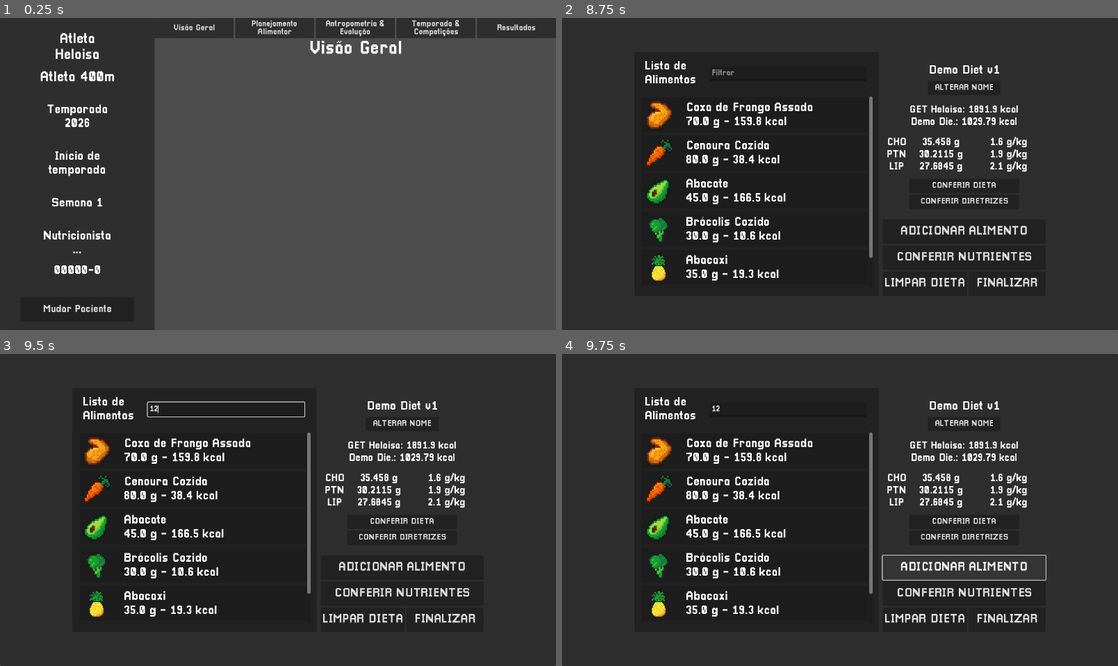
Above: before the commit, frames 1-4 (two rows, left to right).
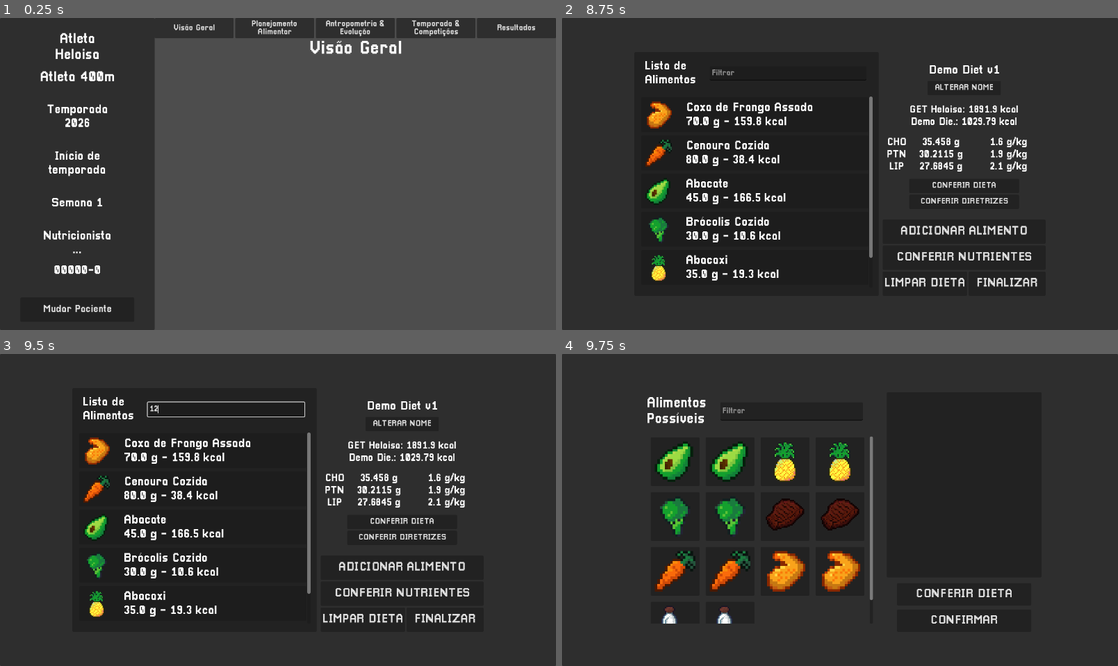
Above: after the commit, the same moments.

Repository: Deddon/simulador-de-esportistas
Game: Godot game, scene res://features/menus/main_menu/main_menu.tscn
The game is run twice, just before and just after one commit, with the same random seed, the same clock (stepped at 60 frames per second) and the same inputs.
Inputs (mouse positions are in pixels of both pictures, inside the frame that each line leads up to):
- Up to frame 1 (0.25 s): no input
- Up to frame 2 (8.75 s): click "Mudar Paciente" at 0.5 s; click "Visão Geral" at 1.25 s; click "Planejamento Alimentar" at 2 s; click "Antropometria & Evolução" at 2.75 s; click "Temporada & Competições" at 3.5 s; click "Resultados" at 4.25 s; click "Mudar Paciente" at 5 s; click "Visão Geral" at 5.75 s; click "Planejamento Alimentar" at 6.5 s; click "TODOS NUTRIENTES" at 7.25 s; click "EDITAR DIETA" at 8 s
- Up to frame 3 (9.5 s): click (227, 410) at 8.77 s; type "12" at 8.85 s
- Up to frame 4 (9.75 s): click "ADICIONAR ALIMENTO" at 9.5 s

Frames 1-3 are identical in both runs. In frame 4, 12% of the frame differs, in the area x 15-88%, y 13-87%.

Commit message:
Improve diet editor with foods loaded.

Diff:
--- a/features/menus/diet_editor/diet_editor.gd
+++ b/features/menus/diet_editor/diet_editor.gd
@@ -6,7 +6,12 @@
 
 @export var foods_in_diet_container: DietEditorFoodsInDietContainer
 @export var diet_stats_container: DietEditorDietStats
+#@export var foods_loaded_canvas_layer: CanvasLayer
 
+@export var main_container: Container
+@export var foods_loaded_container: DietEditorFoodsLoadedContainer
+
+@export var add_food_button: Button
 @export var clear_diet_button: Button
 @export var submit_diet_button: Button
 
@@ -20,6 +25,9 @@
 	get_tree().paused = true
 	hide()
 
+	foods_loaded_container.food_selected.connect(_add_food_to_diet)
+
+	add_food_button.pressed.connect(_open_foods_loaded)
 	clear_diet_button.pressed.connect(clear_diet)
 	submit_diet_button.pressed.connect(_submit_diet)
 
@@ -55,6 +63,20 @@
 	return current_diet
 
 
+func _add_food_to_diet(food: Food, food_weight_g: float) -> void:
+	current_diet.add_food(food, food_weight_g)
+	update_diet(current_diet, current_sportsman)
+
+
+func _open_foods_loaded() -> void:
+	main_container.hide()
+	foods_loaded_container.show()
+
+	await foods_loaded_container.food_selected
+	foods_loaded_container.hide()
+	main_container.show()
+
+
 func _submit_diet() -> void:
 	if not current_diet:
 		printerr("No diet to submit.")
--- a/features/menus/diet_editor/diet_editor.tscn
+++ b/features/menus/diet_editor/diet_editor.tscn
@@ -6,7 +6,7 @@
 [ext_resource type="PackedScene" uid="uid://cgafr1cnegfkl" path="res://features/menus/diet_editor/diet_stats/diet_stats.tscn" id="3_388iv"]
 [ext_resource type="PackedScene" uid="uid://duokgqd1abios" path="res://features/menus/diet_editor/foods_loaded/foods_loaded.tscn" id="5_1m6sf"]
 
-[node name="DietEditor" type="Control" node_paths=PackedStringArray("foods_in_diet_container", "diet_stats_container", "clear_diet_button", "submit_diet_button") groups=["diet_editor"]]
+[node name="DietEditor" type="Control" node_paths=PackedStringArray("foods_in_diet_container", "diet_stats_container", "main_container", "foods_loaded_container", "add_food_button", "clear_diet_button", "submit_diet_button") groups=["diet_editor"]]
 process_mode = 3
 layout_mode = 3
 anchors_preset = 15
@@ -18,6 +18,9 @@
 script = ExtResource("1_eh2pj")
 foods_in_diet_container = NodePath("MainContainer/FoodsInDietContainer")
 diet_stats_container = NodePath("MainContainer/DietDashboard/DietStats")
+main_container = NodePath("MainContainer")
+foods_loaded_container = NodePath("FoodsLoadedLayer/FoodsLoaded")
+add_food_button = NodePath("MainContainer/DietDashboard/ManipulationButtons/AddFood")
 clear_diet_button = NodePath("MainContainer/DietDashboard/ManipulationButtons/HBoxContainer/ClearDiet")
 submit_diet_button = NodePath("MainContainer/DietDashboard/ManipulationButtons/HBoxContainer/SubmitDiet")
 metadata/_edit_lock_ = true
--- a/features/menus/diet_editor/foods_loaded/food_stats_container/food_stats_container.gd
+++ b/features/menus/diet_editor/foods_loaded/food_stats_container/food_stats_container.gd
@@ -29,12 +29,15 @@
 
 var current_diet: Diet
 var current_food: Food
-var food_weight_g: float
+var food_weight_g: float = 100.0
+var last_food_weight_g: float = 100.0
 
 @onready var diet_editor: DietEditor = get_tree().get_first_node_in_group("diet_editor")
 
 
 func _ready() -> void:
+	food_weight_setter_line_edit.text_submitted.connect(_change_food_weight)
+
 	main_container.hide()
 
 	#current_diet = diet_editor.get_current_diet()
@@ -45,7 +48,17 @@
 	current_food = food
 	food_weight_g = 100.0
 
-	food_name_label.text = food.name
+	_update_stats()
+
+	main_container.show()
+
+
+func get_selected_food() -> Dictionary:
+	return {"food": current_food, "weight": food_weight_g}
+
+
+func _update_stats() -> void:
+	food_name_label.text = current_food.name
 
 	food_weight_setter_line_edit.text = str(int(food_weight_g))
 	food_weight_label.text = str("Contabilizando ", int(food_weight_g), "g\nde alimento")
@@ -61,4 +74,12 @@
 	var diet_after_energy: float = diet_before_energy + (current_food.get_energy() * food_proportion)
 	diet_after_energy_label.text = str(snappedf(diet_after_energy, 0.1), " kcal")
 
-	main_container.show()
+
+func _change_food_weight(submitted_text: String) -> void:
+	submitted_text = submitted_text.strip_edges()
+	if not submitted_text.is_valid_float():
+		food_weight_setter_line_edit.text = str(last_food_weight_g)
+
+	last_food_weight_g = food_weight_g
+	food_weight_g = snappedf(float(submitted_text), 0.1)
+	_update_stats()
--- a/features/menus/diet_editor/foods_loaded/foods_loaded.gd
+++ b/features/menus/diet_editor/foods_loaded/foods_loaded.gd
@@ -1,6 +1,10 @@
 class_name DietEditorFoodsLoadedContainer
 extends Control
 
+
+signal food_selected(food: Food, food_weight_g: float)
+
+@export var submit_food_button: Button
 
 @export var foods_loaded_grid: GridContainer
 @export var food_loaded_slot_packed_scene: PackedScene
@@ -9,6 +13,8 @@
 
 
 func _ready() -> void:
+	submit_food_button.pressed.connect(_emit_food_selected)
+
 	update_loaded_foods()
 
 
@@ -27,3 +33,9 @@
 
 func _handle_food_selection(selected_food: Food) -> void:
 	foods_stats_container.get_stats_from(selected_food)
+
+
+func _emit_food_selected() -> void:
+	var food_dict: Dictionary = foods_stats_container.get_selected_food()
+	if food_dict.food:
+		food_selected.emit(food_dict.food, food_dict.weight)
--- a/features/menus/diet_editor/foods_loaded/foods_loaded.tscn
+++ b/features/menus/diet_editor/foods_loaded/foods_loaded.tscn
@@ -8,7 +8,7 @@
 [sub_resource type="LabelSettings" id="LabelSettings_47tov"]
 font_size = 35
 
-[node name="FoodsLoaded" type="Control" node_paths=PackedStringArray("foods_loaded_grid", "foods_stats_container")]
+[node name="FoodsLoaded" type="Control" node_paths=PackedStringArray("submit_food_button", "foods_loaded_grid", "foods_stats_container")]
 process_mode = 3
 layout_mode = 3
 anchors_preset = 15
@@ -18,6 +18,7 @@
 grow_vertical = 2
 theme = ExtResource("1_47tov")
 script = ExtResource("2_rb55p")
+submit_food_button = NodePath("MainContainer/FoodStatsMainContainer/ButtonsContainer/VBoxContainer/SubmitFood")
 foods_loaded_grid = NodePath("MainContainer/FoodsSlotsMargin/FoodsSlotsMainContainer/MarginContainer/FoodsSlotsScroll/FoodsLoadedMargin/FoodsLoadedGrid")
 food_loaded_slot_packed_scene = ExtResource("3_eamwh")
 foods_stats_container = NodePath("MainContainer/FoodStatsMainContainer/FoodStatsContainer")
Not shown: 1 places in features/menus/diet_editor/diet_editor.tscn that only renumber resources
